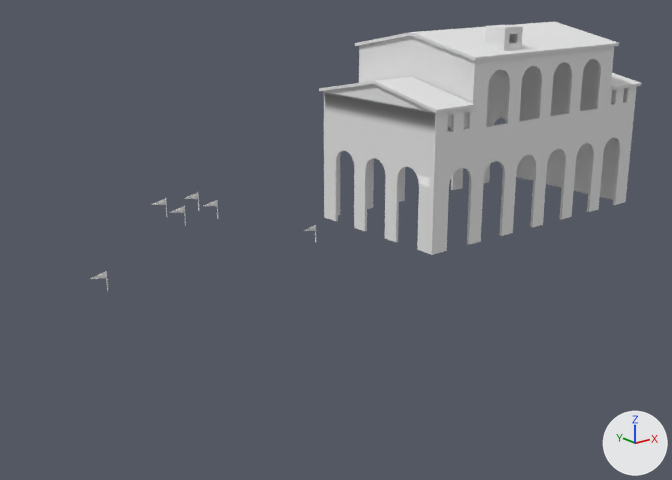
What one commit did to the Blender file Modelli/temple.blend.
Rendered twice from a 50 mm lens placed at (-28.6, -50.8, 28.5), pointed at (6.8, -6.6, 10.8). Every picture has the same lights, and +X, +Y and +Z are marked at lower right. The same objects are shown in both versions, whatever each file hides.

Objects in the first picture: 'bandiere', 'edificio muse'.
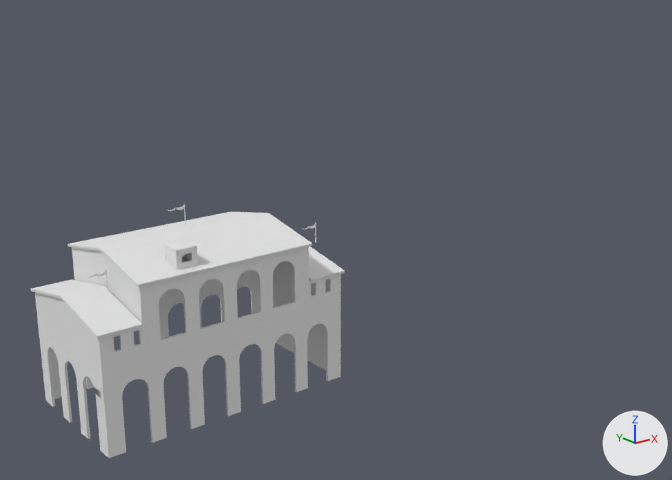
What differs and where, as boxes (x1, y1, x2, y2) in the pictures (672 x 480 px; the box of a moved part takes in the faces that stretch with it):
'edificio muse', reshaped, moved
    before: (319, 22, 641, 255)
    after: (31, 212, 345, 458)
'bandiere', moved
    before: (151, 193, 218, 226)
    after: (166, 204, 186, 226)
part 1 of me_circle_002, moved or reshaped
    before: (611, 48, 641, 90)
    after: (306, 246, 345, 282)

Edits to the bpy script that builds the scene:
```text
Change me_circle_002:
    used by ob_edificio_muse; location = (13.89, -12.16, 12.82); rotation_euler = (1.571, 0.0, 0.0), in degrees (90, 0, 0); scale = (0.869, 0.869, 0.869)
    remove me_circle_002.from_pydata(...)  # 2590 vertices, 2649 faces; spans x -10.2..10.2, y 0.0..13.4, z -5.6..5.6
    add me_circle_002.from_pydata(...)  # 2596 vertices, 2657 faces; spans x -10.2..10.2, y 0.0..13.4, z -5.6..5.6
    me_circle_002 part 1: 61 vertices moved from x 6.8..10.2, y 8.6..10.9, z -5.6..5.6 to x 6.8..10.2, y 8.9..10.9, z -5.6..5.6; 69 vertices removed from x 7.0..10.2, y 8.6..10.0, z -5.6..5.6; 75 vertices added at x 7.0..10.2, y 8.9..10.2, z -5.6..5.6
Change ob_edificio_muse:
    ob_edificio_muse.location: (13.89, -12.16, 12.82) -> (0.0, 0.0, 0.0)
Change ob_bandiere:
    ob_bandiere.location: (1.59, 1.45, 11.89) -> (-0.79, -0.93, 11.89)
```
